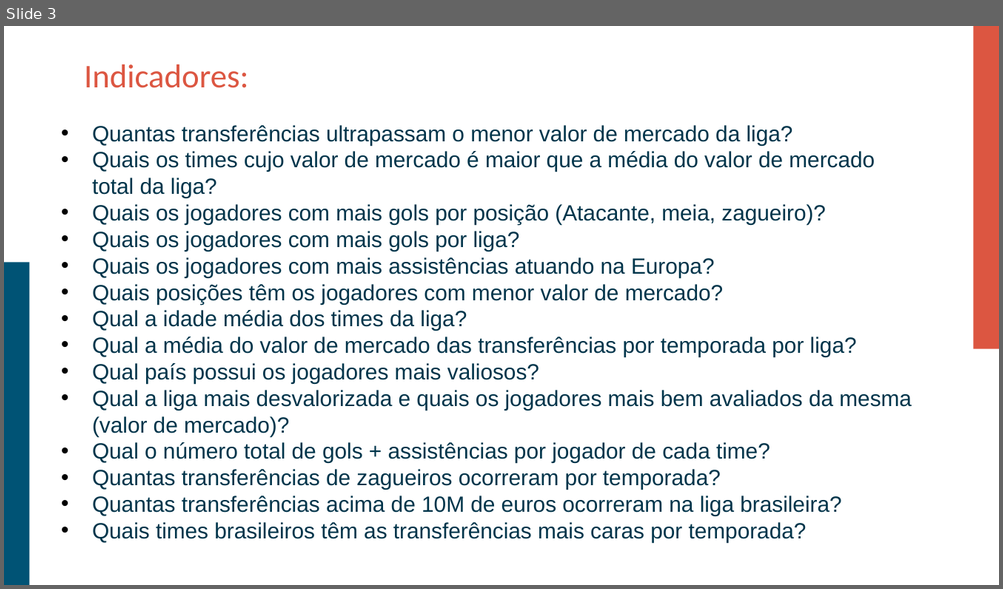
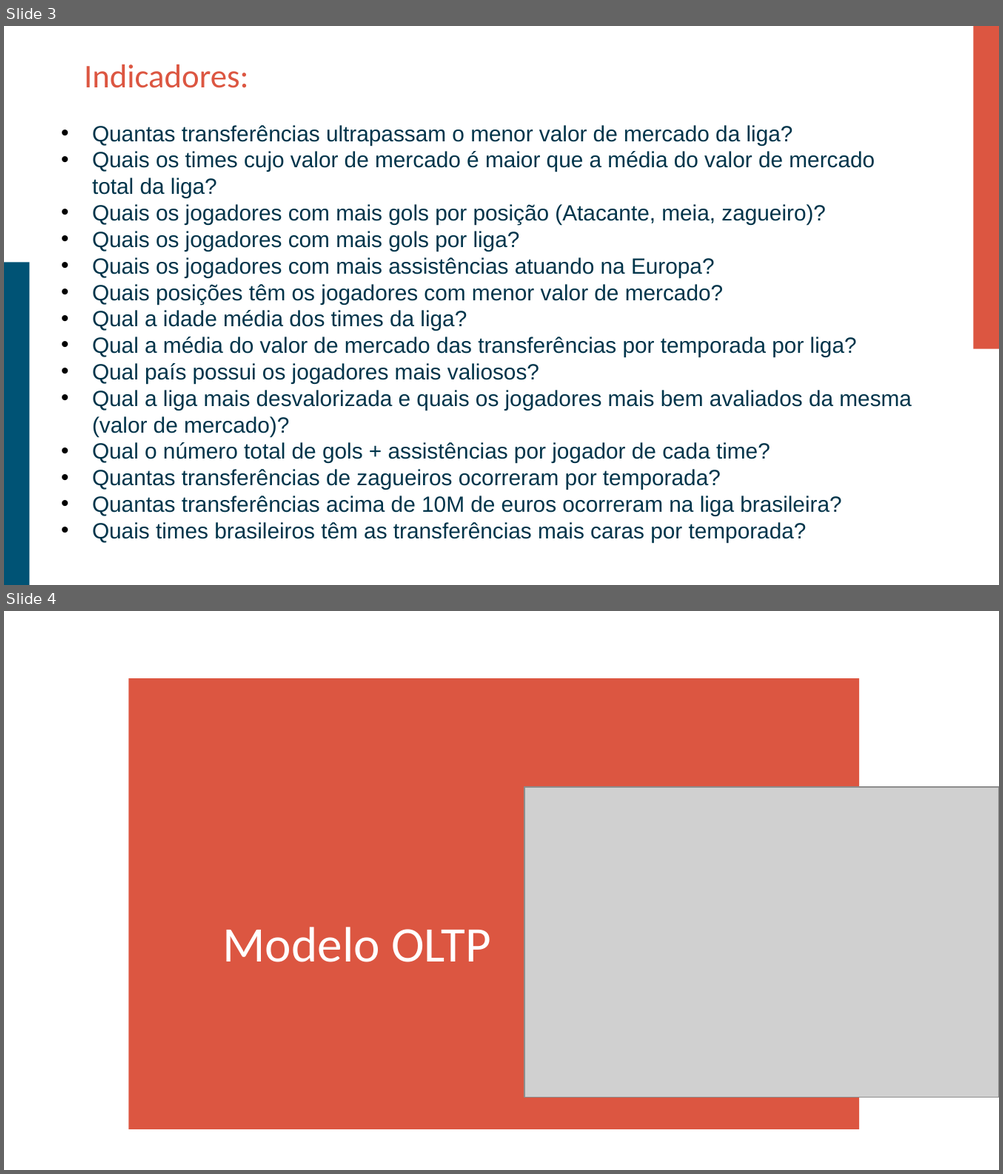
Before and after one commit to paulovsnts/Scouting_Football_Manager, a slide deck: Pitch_do_Projeto.pptx. Shown one above the other, each under a label of ours: slide 3 before the commit, slides 3 and 4 after it. The pictures are 1003x589 and 1003x1174 pixels, drawn with LibreOffice and Linux fonts; fonts in the diff are those of the drawing; grey boxes stand for pictures. Boxes give left, top, right and bottom in pixels: in the first picture for what was removed or moved away, otherwise in the second. Text is boxed around its words. In the diff, an @@ line names an element or a change of style, - is before the commit and + after.

```diff
--- a/Pitch_do_Projeto.pptx
+++ b/Pitch_do_Projeto.pptx
@@ slide 4 added at [4,611,999,1170], background #FFFFFF @@
@@ rectangle added at [128,678,858,1130], fill #DC5641 @@
@@ rectangle added at [523,788,999,1096], fill #005375 @@
@@ picture added at [524,787,999,1097] @@
@@ title added at [223,927,491,963], 36 pt, text #FFFFFF @@
+Modelo OLTP
```
Also in this commit, not shown: 2 slides changed, 5 other slides added.
